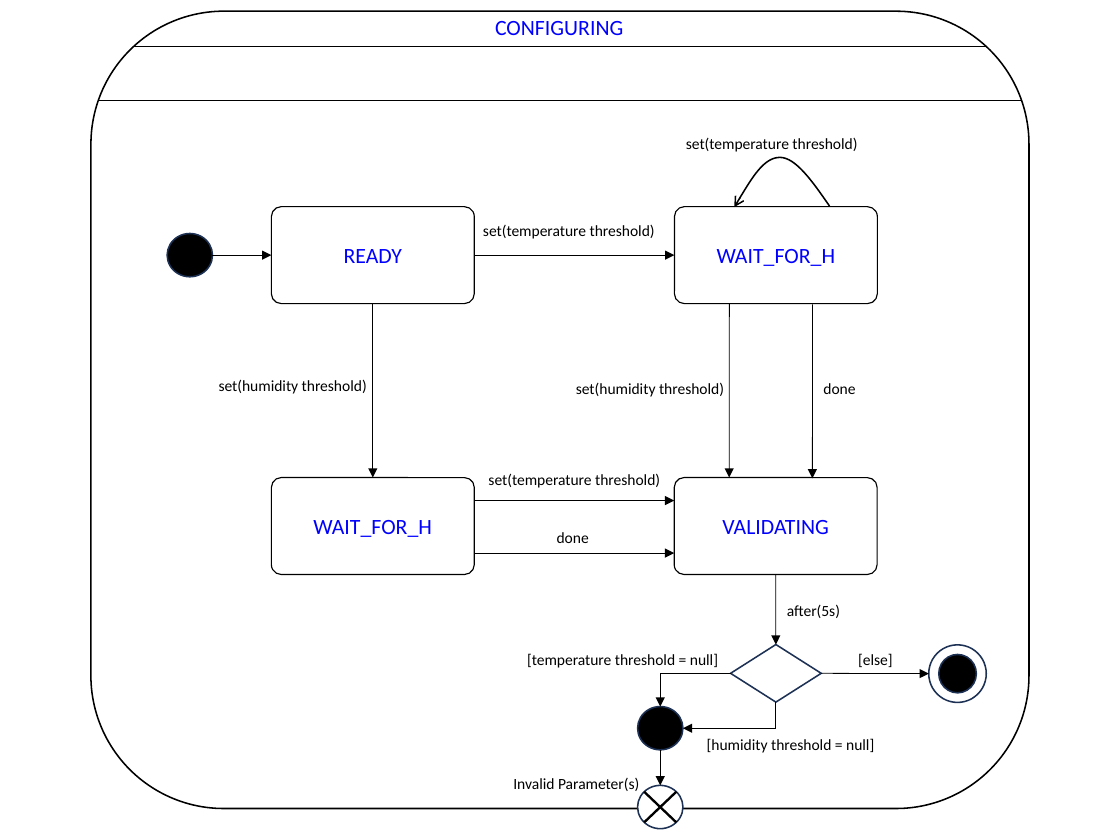
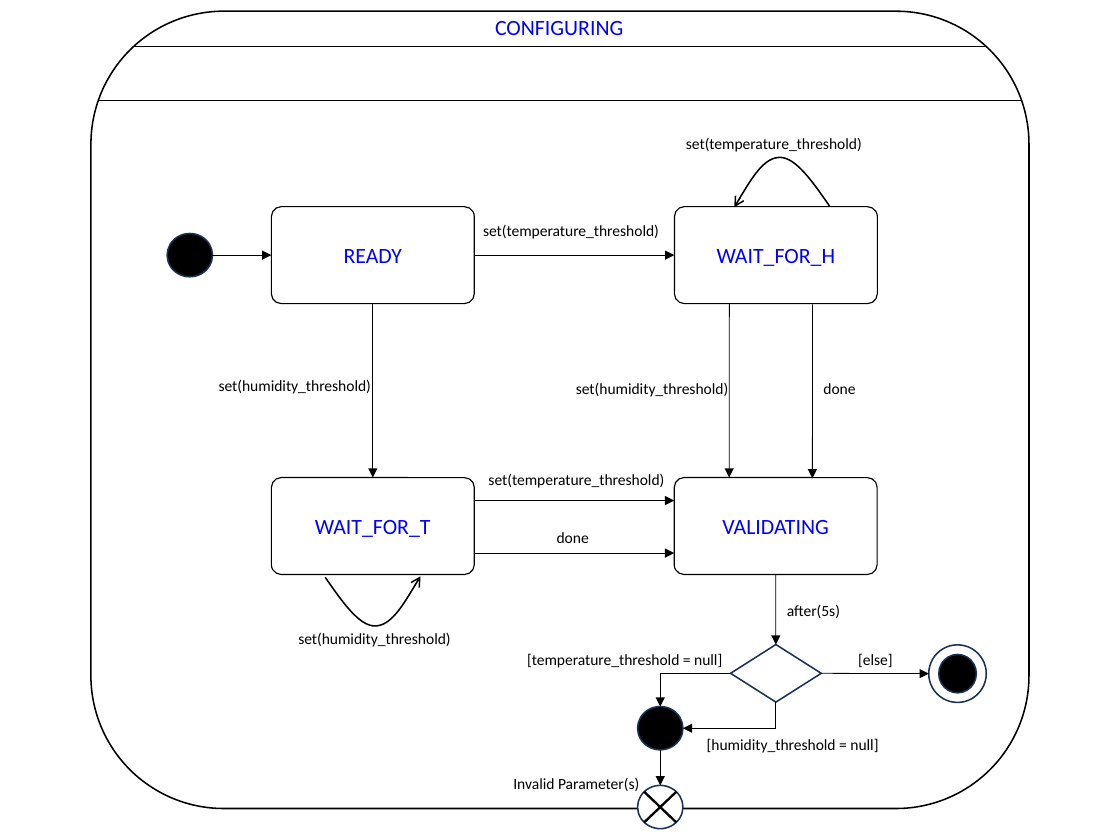
Before and after one commit to NathanGrenier/SOEN-331, a slide deck: slide 4 of Assignment3/Patel-Grenier.pptx. Drawn at 1120x840 pixels with LibreOffice and Linux fonts; fonts in the diff are those of the drawing. Boxes give left, top, right and bottom in pixels: in the first picture for what was removed or moved away, otherwise in the second. Text is boxed around its words. In the diff, an @@ line names an element or a change of style, - is before the commit and + after.

```diff
--- a/Assignment3/Patel-Grenier.pptx
+++ b/Assignment3/Patel-Grenier.pptx
@@ text at (686,137,862,152): text changed @@
-set(temperature threshold)
+set(temperature_threshold)
@@ text at (483,224,659,239): text changed @@
-set(temperature threshold)
+set(temperature_threshold)
@@ text at (219,379,371,394): text changed @@
-set(humidity threshold)
+set(humidity_threshold)
@@ text at (576,383,728,397): text changed @@
-set(humidity threshold)
+set(humidity_threshold)
@@ text at (488,473,664,488): text changed @@
-set(temperature threshold)
+set(temperature_threshold)
@@ text in rounded rectangle at (315,520,431,537): text changed @@
-WAIT_FOR_H
+WAIT_FOR_T
@@ freeform shape added at (325,577,420,626), outline #000000 1 pt @@
@@ text added at (298,633,450,647), 10 pt, text #000000 @@
+set(humidity_threshold)
@@ text at (527,653,722,668): text changed @@
-[temperature threshold = null]
+[temperature_threshold = null]
@@ text at (707,738,878,753): text changed @@
-[humidity threshold = null]
+[humidity_threshold = null]
```
Also in this commit, not shown: 4 other slides changed, 1 other file.
